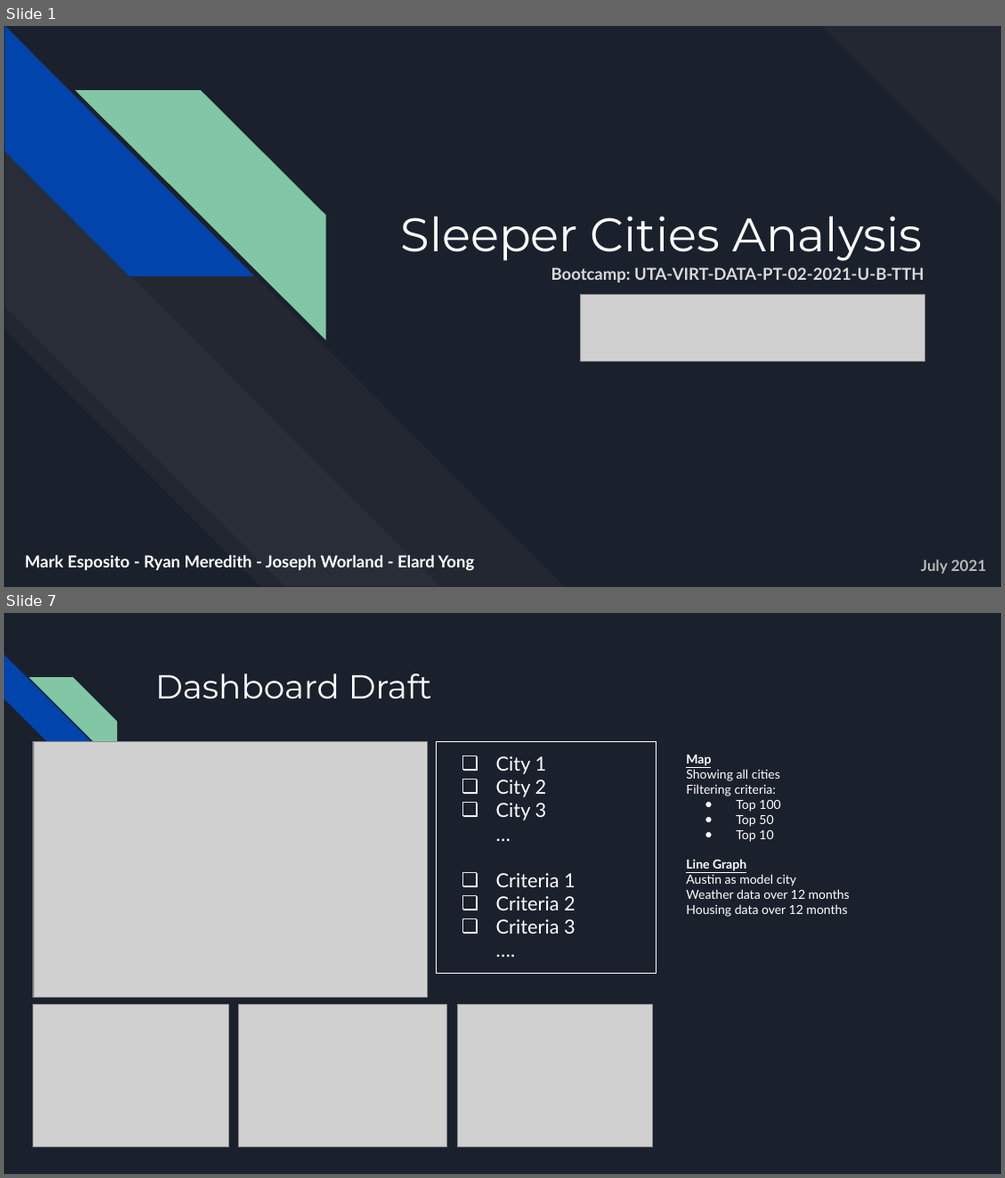
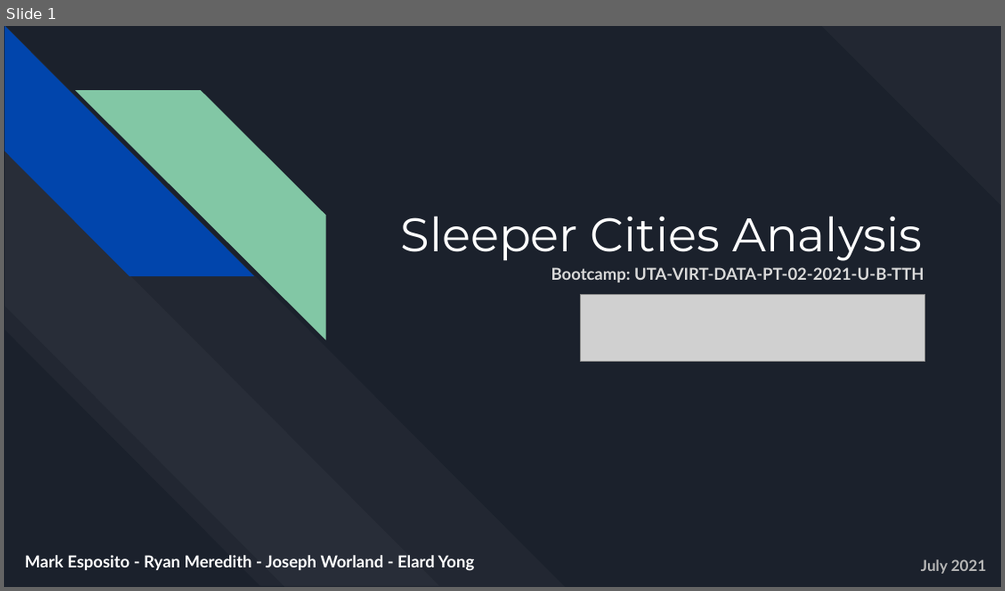
Before and after one commit to marke0816/Sleeper_Cities, a slide deck: Resources/Sleeper_Cities_Analysis.pptx. Shown one above the other, each under a label of ours: slides 1 and 7 before the commit, slide 1 after it; the slides between them are not shown. The pictures are 1005x1178 and 1005x591 pixels, drawn with LibreOffice and Linux fonts; fonts in the diff are those of the drawing; grey boxes stand for pictures. Boxes give left, top, right and bottom in pixels: in the first picture for what was removed or moved away, otherwise in the second. Text is boxed around its words. In the diff, an @@ line names an element or a change of style, - is before the commit and + after.

Commit message:
added school data and ran ML model

```diff
--- a/Resources/Sleeper_Cities_Analysis.pptx
+++ b/Resources/Sleeper_Cities_Analysis.pptx
@@ slide 7 removed at (x1=4, y1=613, x2=1001, y2=1174), background #1B212C @@
@@ diag stripe removed at (x1=4, y1=655, x2=92, y2=743) @@
@@ diag stripe removed at (x1=29, y1=677, x2=117, y2=764) @@
@@ title removed at (x1=155, y1=674, x2=432, y2=698) @@
-Dashboard Draft
@@ picture removed at (x1=32, y1=741, x2=427, y2=997) @@
@@ rectangle removed at (x1=436, y1=741, x2=655, y2=973) @@
-❏ City 1
-❏ City 2
-❏ City 3
-…
-❏ Criteria 1
-❏ Criteria 2
-❏ Criteria 3
-….
@@ text removed at (x1=686, y1=755, x2=850, y2=916) @@
-Map
-Showing all cities
-Filtering criteria:
-● Top 100
-● Top 50
-● Top 10
-Line Graph
-Austin as model city
-Weather data over 12 months
-Housing data over 12 months
@@ picture removed at (x1=32, y1=1005, x2=228, y2=1147) @@
@@ picture removed at (x1=239, y1=1005, x2=447, y2=1147) @@
@@ picture removed at (x1=458, y1=1005, x2=653, y2=1147) @@
```
Also in this commit, not shown: 2 slides changed, 3 other slides removed, 2 other files.
